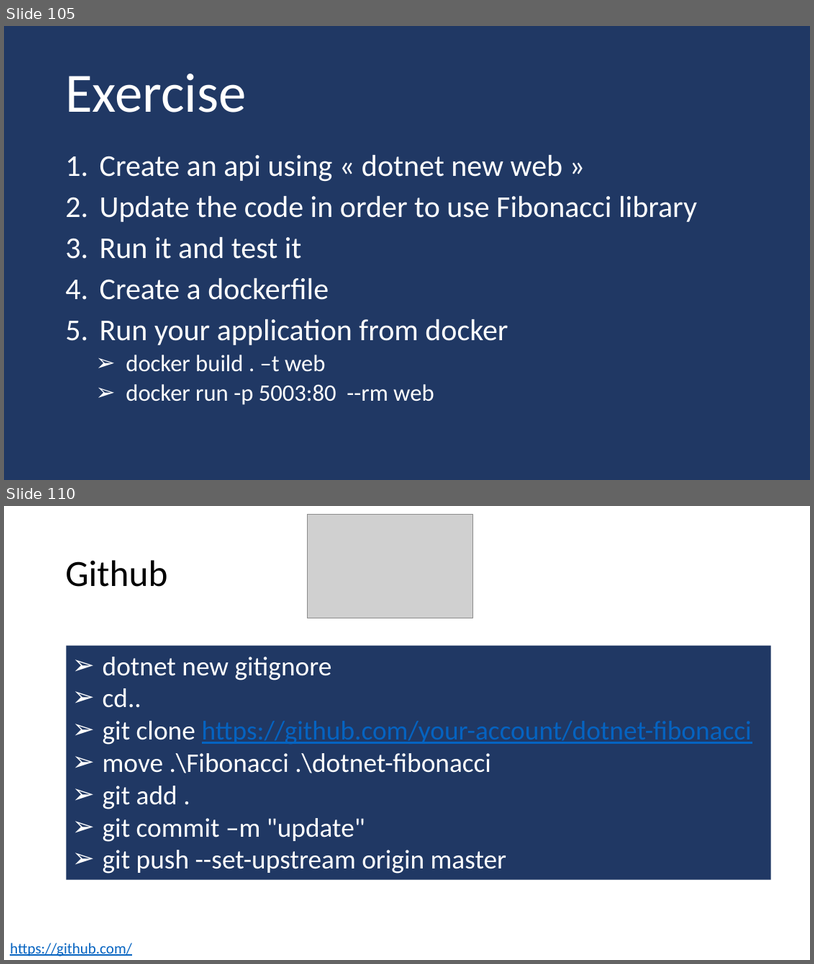
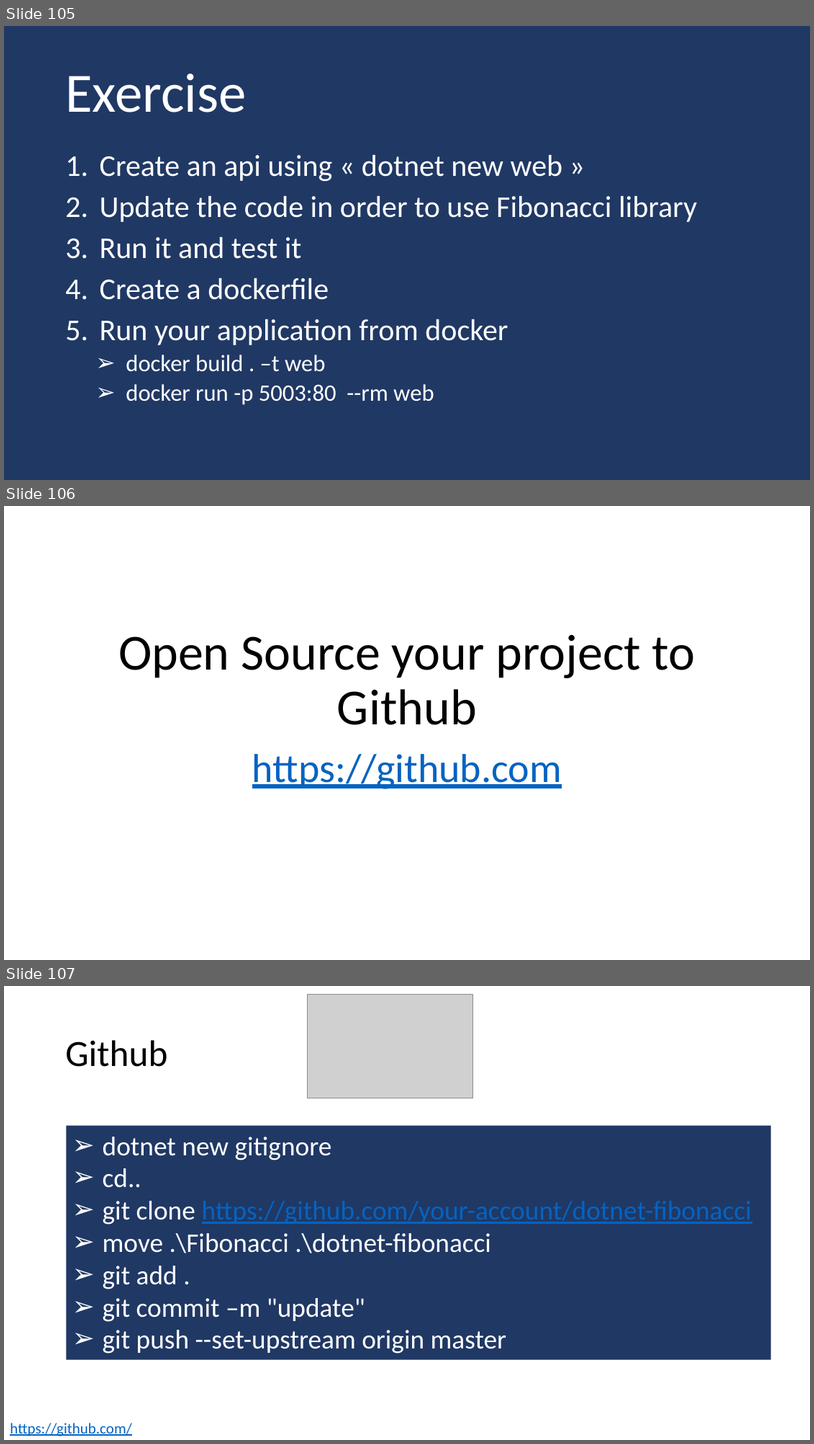
Before and after one commit to guillaume-chervet/course.dotnet, a slide deck: documentations/dotnet6.pptx. Shown one above the other, each under a label of ours: slides 105 and 110 before the commit, slides 105, 106 and 107 after it; the slides between them are not shown. The pictures are 814x964 and 814x1444 pixels, drawn with LibreOffice and Linux fonts; fonts in the diff are those of the drawing; grey boxes stand for pictures. Boxes give left, top, right and bottom in pixels: in the first picture for what was removed or moved away, otherwise in the second. Text is boxed around its words. In the diff, an @@ line names an element or a change of style, - is before the commit and + after.

```diff
--- a/documentations/dotnet6.pptx
+++ b/documentations/dotnet6.pptx
@@ slide 106 added at (4,506,810,960), background #FFFFFF @@
@@ title added at (118,635,696,725), 60 pt, text #000000 @@
+Open Source your project to Github
@@ subtitle added at (252,754,562,789), 48 pt, text #0563C1, underline @@
+https://github.com
@@ what was slide 110 is now slide 107 @@
```
Also in this commit, not shown: 2 slides changed, 1 other slide added, 1 slide removed.
